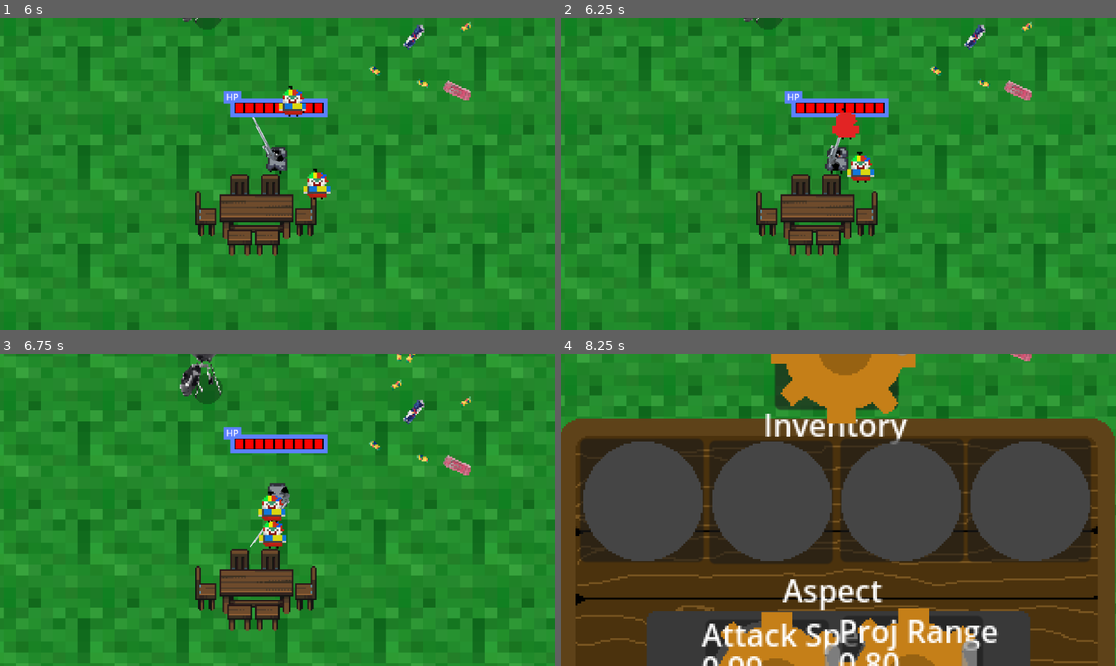
Above: before the commit, frames 1-4 (two rows, left to right).
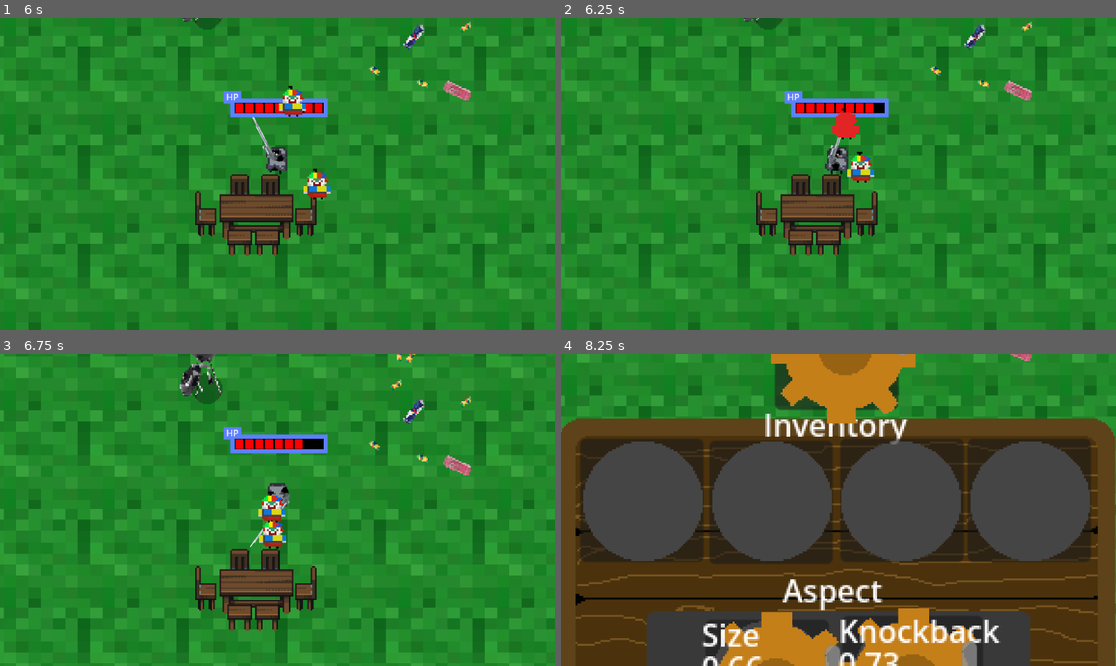
Above: after the commit, the same moments.

Repository: Titanothere/Sphelsylt-LV1-LP4-2025
Game: Godot game, scene res://scenes/game.tscn
Two runs of this game, one before a commit and one after it. Both use one fixed random seed, a clock stepped at 60 frames per second and the inputs below.
Inputs (mouse positions are in pixels of both pictures, inside the frame that each line leads up to):
- Up to frame 1 (6 s): tap Enter at 0.5 s; move the mouse to (399, 158) at 0.52 s; hold Right (ui_right) 0.53-1.25 s; click (399, 158) at 0.67 s; drag from (166, 189) to (277, 142) at 1.27 s; move the mouse to (333, 105) at 2.02 s; hold Right (ui_right) 2.03-2.75 s; drag from (249, 236) to (111, 127) at 2.77 s; move the mouse to (444, 220) at 3.52 s; hold Left (ui_left) 3.53-4.25 s; drag from (111, 127) to (194, 96) at 4.27 s; move the mouse to (305, 174) at 5.02 s; hold Down (ui_down) 5.03-5.75 s; click (305, 174) at 5.17 s; drag from (194, 96) to (277, 174) at 5.77 s
- Up to frame 2 (6.25 s): no input
- Up to frame 3 (6.75 s): move the mouse to (399, 494) at 6.52 s; hold Up (ui_up) from 6.53 s (still down)
- Up to frame 4 (8.25 s): release Up (ui_up) at 7.25 s; drag from (727, 525) to (832, 491) at 7.27 s; move the mouse to (894, 441) at 8.02 s; hold Down (ui_down) from 8.03 s (still down)

Frame 1 is identical in both runs. In frame 2, less than 0.1% of the frame differs, in the area x 56-59%, y 27-31%; in frame 3, 0.1%; in frame 4, 2.8%, in the area x 25-80%, y 85-100%.

Commit message:
game jam done

Diff:
--- a/scenes/HUD/HUD.gd
+++ b/scenes/HUD/HUD.gd
@@ -4,6 +4,7 @@
 var pipContainer : HBoxContainer
 var pips : Array[TextureRect]
 
+var health = 9
 
 func _ready() -> void:
 	healthpip = load("res://scenes/HUD/healthpip.tscn")
@@ -30,4 +31,10 @@
 		pass
 
 func _on_updated_health(hp):
-	pass
+	var diff = health - hp
+	health = hp
+	diff = ceil(diff)
+	if diff > 0:
+		remove(diff)
+	elif diff < 0:
+		add(diff)
--- a/scenes/game.tscn
+++ b/scenes/game.tscn
@@ -1,12 +1,9 @@
-[gd_scene load_steps=12 format=3 uid="uid://4srqu4jx36s7"]
+[gd_scene load_steps=9 format=3 uid="uid://4srqu4jx36s7"]
 
 [ext_resource type="Script" uid="uid://by447g5uk0gpa" path="res://scripts/game.gd" id="1_lbhrr"]
 [ext_resource type="PackedScene" uid="uid://dba4efp0fyxj1" path="res://scenes/player.tscn" id="1_uwrxv"]
 [ext_resource type="PackedScene" uid="uid://cyud0u3tafnqd" path="res://scenes/backpack.tscn" id="1_yqjtg"]
 [ext_resource type="PackedScene" uid="uid://dxtu2xrgn0r4x" path="res://scenes/sword.tscn" id="2_lbhrr"]
-[ext_resource type="Script" uid="uid://d3l8w4caqrg1j" path="res://scripts/idle.gd" id="3_lnu2h"]
-[ext_resource type="Script" uid="uid://crmfdbi3cosp6" path="res://scripts/combat.gd" id="4_iywne"]
-[ext_resource type="Script" uid="uid://dbq23g6ly0ygb" path="res://scripts/state_machine.gd" id="6_gee14"]
 [ext_resource type="PackedScene" uid="uid://box00i0jwg0tt" path="res://scenes/map.tscn" id="8_gee14"]
 [ext_resource type="PackedScene" uid="uid://bihdsp4jcl7cs" path="res://scenes/HUD/HUD.tscn" id="9_0tnpc"]
 [ext_resource type="Script" uid="uid://ev6hu67p7yyq" path="res://scenes/HUD/HUD.gd" id="10_vtaks"]
@@ -17,15 +14,6 @@
 [node name="Game" type="Node2D"]
 position = Vector2(0, -8)
 script = ExtResource("1_lbhrr")
-
-[node name="StateMachine" type="Node" parent="."]
-script = ExtResource("6_gee14")
-
-[node name="Combat" type="Node" parent="StateMachine"]
-script = ExtResource("4_iywne")
-
-[node name="Idle" type="Node" parent="StateMachine"]
-script = ExtResource("3_lnu2h")
 
 [node name="Map" parent="." instance=ExtResource("8_gee14")]
 light_mask = 2
--- a/scripts/GunbladeArea.gd
+++ b/scripts/GunbladeArea.gd
@@ -22,7 +22,8 @@
 var DAMAGE = 1
 var KNOCKBACK = 1
 
-
+var default_scale_x
+var default_scale_y
 @onready var player = $""
 
 const weapon_offset = 0
@@ -35,6 +36,8 @@
 	anim = $AnimationPlayer
 	anim.speed_scale = SWING_SPEED * ATTACK_SPEED
 	sprite = $AnimatedSprite2D
+	default_scale_x = self.scale.x
+	default_scale_y = self.scale.y
 
 
 func _physics_process(delta: float) -> void:
@@ -105,10 +108,10 @@
 			DraggableAspect.AspectType.SWORD_SWING_ANGLE: SWORD_SWING_ANGLE += stat.typeValue
 			DraggableAspect.AspectType.SWORD_LIFE_STEAL: SWORD_LIFE_STEAL += stat.typeValue - 0.25
 			DraggableAspect.AspectType.ATTACK_SPEED: ATTACK_SPEED += stat.typeValue
-			DraggableAspect.AspectType.SIZE: SIZE += stat.typeValue * 2 + 0.25
-			DraggableAspect.AspectType.DAMAGE: DAMAGE += stat.typeValue * 2 + 1
-			DraggableAspect.AspectType.KNOCKBACK: KNOCKBACK += stat.typeValue
+			DraggableAspect.AspectType.SIZE: SIZE += (stat.typeValue - 0.5 + 0.05) * 2
+			DraggableAspect.AspectType.DAMAGE: DAMAGE += 2* stat.typeValue + 0.25
+			DraggableAspect.AspectType.KNOCKBACK: if stat.typeValue < 0.2: KNOCKBACK -= (0.2 - stat.typeValue) * 1200
+			else: KNOCKBACK += stat.typeValue * 600
 	print(stat0.typeValue, stat1.typeValue)
-	var blade_size = $AnimatedSprite2D
-	blade_size.scale.x *= SIZE
-	blade_size.scale.y *= SIZE
+	self.scale.x = SIZE * default_scale_x
+	self.scale.y = SIZE * default_scale_y
--- a/scripts/backpack.gd
+++ b/scripts/backpack.gd
@@ -23,11 +23,11 @@
 func init_backpack():
 	$Timer.one_shot = true
 	var aspect0 = aspectScene.instantiate()
-	aspect0.type = DraggableAspect.AspectType.values().pick_random()
+	aspect0.type = DraggableAspect.AspectType.SIZE
 	aspect0.typeValue = randf()
 	aspect0.updateLabel()
 	var aspect1 = aspectScene.instantiate()
-	aspect1.type = DraggableAspect.AspectType.values().pick_random()
+	aspect1.type = DraggableAspect.AspectType.KNOCKBACK
 	aspect1.typeValue = randf()
 	aspect1.updateLabel()
 	$Aspect0.add_aspect(aspect0)
--- a/scripts/player.gd
+++ b/scripts/player.gd
@@ -26,6 +26,9 @@
 	print(position)
 
 func _physics_process(delta: float) -> void:
+	if (health <= 0):
+		$AnimatedSprite2D.visible = false
+		get_tree().paused = true
 
 	# Used to fix "fast diagonals"
 	var realSpeed = SPEED
